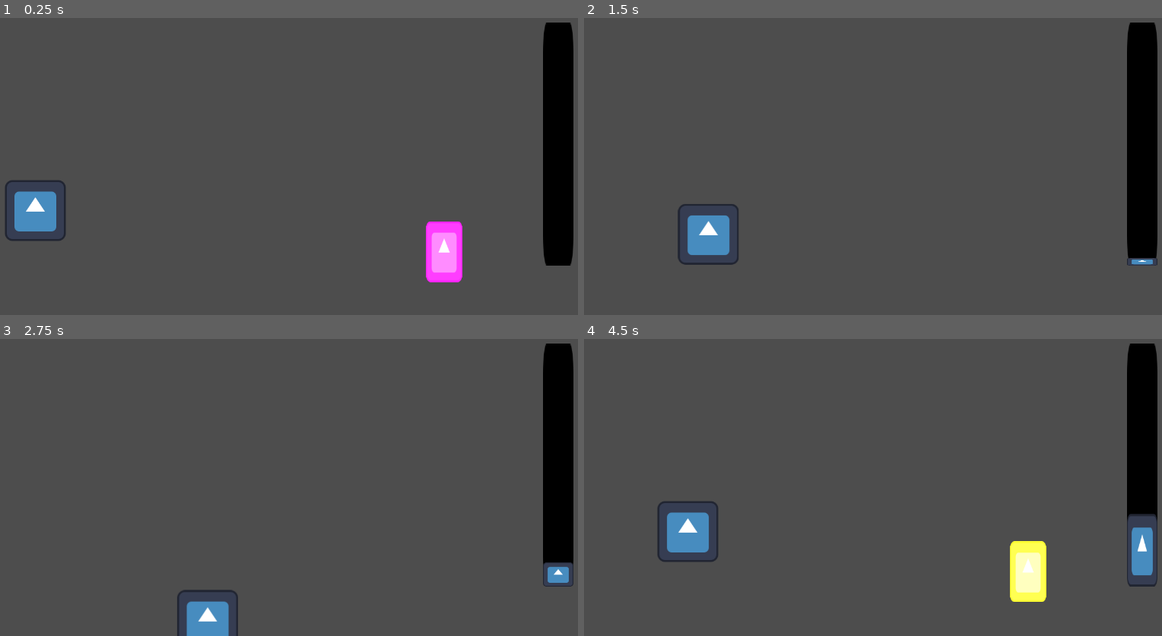
Above: before the commit, frames 1-4 (two rows, left to right).
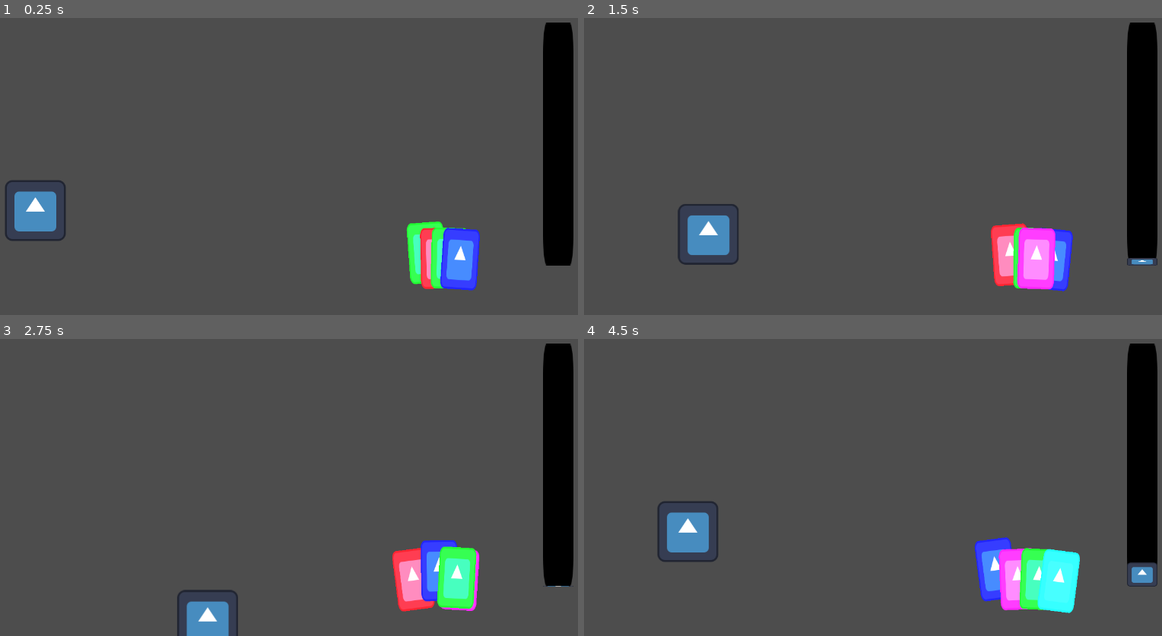
Above: after the commit, the same moments.

Repository: Flambrew/Carb
Game: Godot game, scene res://scenes/level/level.tscn
The game is run twice, just before and just after one commit, with the same random seed, the same clock (stepped at 60 frames per second) and the same inputs. The engine's default icon, where the game draws it, is replaced by a stand-in: a white triangle on a blue panel in a dark square.
Inputs (mouse positions are in pixels of both pictures, inside the frame that each line leads up to):
- Up to frame 1 (0.25 s): no input
- Up to frame 2 (1.5 s): move the mouse to (1011, 127) at 0.52 s; hold D (right) 0.53-1.28 s; right-click (1011, 127) at 0.6 s; move the mouse to (751, 160) at 1.27 s; hold S (backward) from 1.28 s (still down); right-click (751, 160) at 1.35 s
- Up to frame 3 (2.75 s): move the mouse to (352, 389) at 2.02 s; release S (backward) at 2.03 s; hold D (right) from 2.03 s (still down); tap E (next) at 2.1 s; right-click (352, 389) at 2.3 s
- Up to frame 4 (4.5 s): move the mouse to (844, 532) at 2.77 s; release D (right) at 2.78 s; hold W (forward) 2.78-3.53 s; tap Q (prev) at 2.85 s; right-click (844, 532) at 3.05 s; move the mouse to (1057, 517) at 3.52 s; hold A (left) from 3.53 s (still down); click (1057, 517) at 3.6 s; right-click (1057, 517) at 3.8 s; tap G (debug) at 4.15 s; move the mouse to (693, 413) at 4.27 s; tap Ctrl (sneak) at 4.35 s

The runs differ from the first frame. In frame 1, 2.6% of the frame differs, in the area x 70-84%, y 68-92%; in frame 2, 2.8%; in frame 3, 3.5%; in frame 4, 4.8%, in the area x 67-100%, y 58-93%.

Commit message:
not much

Diff:
--- a/scenes/card/card.gd
+++ b/scenes/card/card.gd
@@ -2,25 +2,37 @@
 extends Node2D
 static var cardScene:PackedScene = preload("res://scenes/card/card.tscn")
 
+const SELF = 0
+const MEELEE = 1
+const RANGED = 2
+const NONE = 0
+const SHORT = 1
+const MEDIUM = 2
+const LONG = 3
+
+var typ:int
+var rch:int
 var nrg:int
 var dmg:int
-var def:int
+var shd:int
 var psn:int
 
-static func strike() -> Node: return build(3, 5, 0, 0)
-static func defend() -> Node: return build(4, 0, 5, 0)
-static func poison() -> Node: return build(5, 0, 0, 5)
-static func thorns() -> Node: return build(6, 5, 5, 0)
-static func spines() -> Node: return build(8, 0, 5, 5)
-static func dagger() -> Node: return build(9, 5, 0, 5)
+static func strike() -> Node: return build(MEELEE, MEDIUM, 3, 5, 0, 0)
+static func defend() -> Node: return build(SELF, NONE, 4, 0, 5, 0)
+static func poison() -> Node: return build(RANGED, LONG, 5, 0, 0, 5)
+static func thorns() -> Node: return build(MEELEE, SHORT, 6, 5, 5, 0)
+static func spines() -> Node: return build(SELF, SHORT, 8, 0, 5, 5)
+static func dagger() -> Node: return build(MEELEE, SHORT, 9, 5, 0, 5)
 
 # build a new card instance from parameters
-static func build(NRG:int, DMG:int, DEF:int, PSN:int) -> Node:
+static func build(TYP:int, RCH:int, NRG:int, DMG:int, SHD:int, PSN:int) -> Node:
 	var card = cardScene.instantiate()
-	card.nrg = NRG
-	card.dmg = DMG
-	card.def = DEF
-	card.psn = PSN
+	card.typ = TYP # type
+	card.rch = RCH # reach
+	card.nrg = NRG # energy
+	card.dmg = DMG # damage
+	card.shd = SHD # shield
+	card.psn = PSN # poison
 
 	# temp schtuff
 	if NRG == 3: card.modulate = Color(255, 1, 1)
@@ -33,7 +45,7 @@
 	return card
 
 static func dupe(card:Node) -> Node:
-	return build(card.nrg, card.dmg, card.def, card.psn)
+	return build(card.typ, card.rch, card.nrg, card.dmg, card.def, card.psn)
 
 func _ready(): scale = scl
 func _process(_delta): updateTransform()
--- a/scenes/hand/hand.gd
+++ b/scenes/hand/hand.gd
@@ -4,21 +4,19 @@
 const PREV:int = -1
 const NEXT:int = 1
 const DISCARD_COST:int = 1
-const MAX_HAND:int = 7
+const MAX_HAND:int = 4
 
 var deck:Array[Node] = []	# list of cards available
 var stack:Array[Node] = []	# list of cards in the draw pile
 var hand:Array[Node] = []	# list of cards in your hand
-var trash:Array[Node] = []	# list of cards in the discard pile
 var current:int = 0			# selected card
 
 func add(c:Node):
 	deck.append(c);
 
-func start():
+func reset():
 	stack = deck.duplicate(true)
 	hand = []
-	trash = []
 
 func play():
 	if hand.size() > current && $"../EnergyBar".spendEnergy(hand[current].nrg):
@@ -29,20 +27,6 @@
 	if hand.size() > current && $"../EnergyBar".spendEnergy(DISCARD_COST):
 		_discard(current)
 
-func endTurn():
-	pass
-
-func _draw():
-	if hand.size() < MAX_HAND:
-		if stack.size() == 0:
-			stack = trash.duplicate(true)
-			trash = []
-		if stack.size() != 0:
-			var card:Node = stack.pop_at(randi_range(0, stack.size() - 1))
-			hand.append(card)
-			add_child(card)
-			_relocateCards()
-
 func _switch(direction:int):
 	if direction == PREV:
 		if current == 0: current = hand.size() - 1
@@ -52,9 +36,16 @@
 		else: current += 1
 	_relocateCards()
 
+func _draw():
+	if hand.size() < MAX_HAND && stack.size() != 0:
+		var card:Node = stack.pop_at(randi_range(0, stack.size() - 1))
+		hand.append(card)
+		add_child(card)
+		_relocateCards()
+
 func _discard(n:int):
 	remove_child(hand[n])
-	trash.append(hand.pop_at(n))
+	stack.append(hand.pop_at(n))
 	if current >= hand.size() && current != 0:
 		_switch(PREV)
 	else: _relocateCards()
@@ -73,12 +64,13 @@
 
 	#debug
 	deck = [Card.strike(), Card.defend(), Card.poison(),
+			Card.strike(), Card.defend(), Card.poison(),
 			Card.thorns(), Card.spines(), Card.dagger()]
-	start()
+	reset()
 
 func _process(delta):
+	while (hand.size() < MAX_HAND && stack.size() != 0): _draw()
 	if Input.is_action_just_pressed("prev"): _switch(PREV)
 	if Input.is_action_just_pressed("next"): _switch(NEXT)
 	if Input.is_action_just_pressed("select"): play()
 	if Input.is_action_just_pressed("discard"): discard()
-	if Input.is_action_just_pressed("debug"): _draw()
Not shown: 1 places in scenes/card/card.tscn that only renumber resources
Not shown, added: scenes/level/lev4E96.tmp
